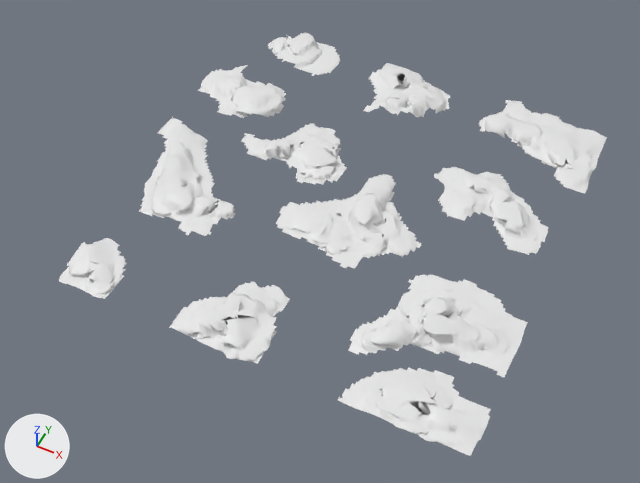
The FBX model Assets/Visuals/Model/map2.fbx: old version first, new version second.
Rendered twice from a 50 mm camera at (43.6, -95.2, 105.3) aimed at (-0.2, -7.7, -4.1). Arrows for +X, +Y and +Z are at lower left; the lights stay in place. Where no turn or scale is listed for an object, it has been applied to the vertices.

Script lines for the objects in view, before the commit:
```python
me_landscape = bpy.data.meshes.new('Landscape')
me_landscape.from_pydata(...)  # 7212 vertices, 6407 faces; spans x -36.3..36.3, y -37.1..36.4, z 0.0..3.9
ob_landscape = bpy.data.objects.new('Landscape', me_landscape)
ob_landscape.location = (0.0, 0.0, 0.0)
```
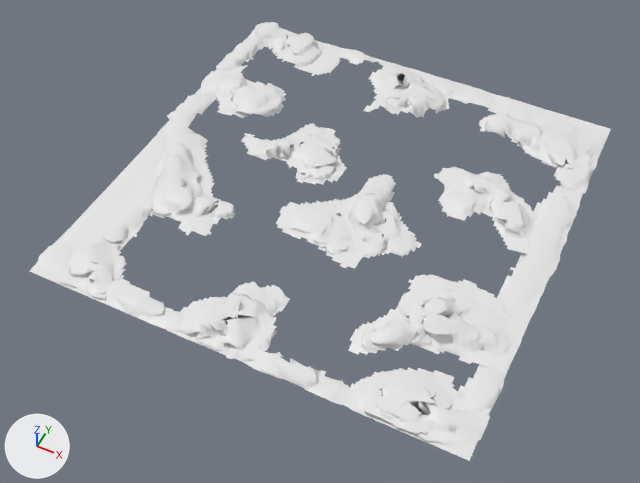
Commit message: map2 update

What differs and where, as boxes (x1, y1, x2, y2) in the pictures (640 x 483 px):
'Landscape', reshaped (6% wider): before (59, 33, 607, 456); after (30, 22, 611, 461)
part 1 of me_landscape, added: after (30, 22, 611, 461)

What changed in the scene script:
```text
Change me_landscape:
    used by ob_landscape; location = (0.0, 0.0, 0.0)
    remove me_landscape.from_pydata(...)  # 7212 vertices, 6407 faces; spans x -36.3..36.3, y -37.1..36.4, z 0.0..3.9
    add me_landscape.from_pydata(...)  # 12035 vertices, 10689 faces; spans x -36.7..36.7, y -37.1..36.9, z 0.0..3.9
    me_landscape part 1: a new loose piece of 4797 vertices spanning x -36.7..36.7, y -37.0..36.9, z 0.0..1.8
```
